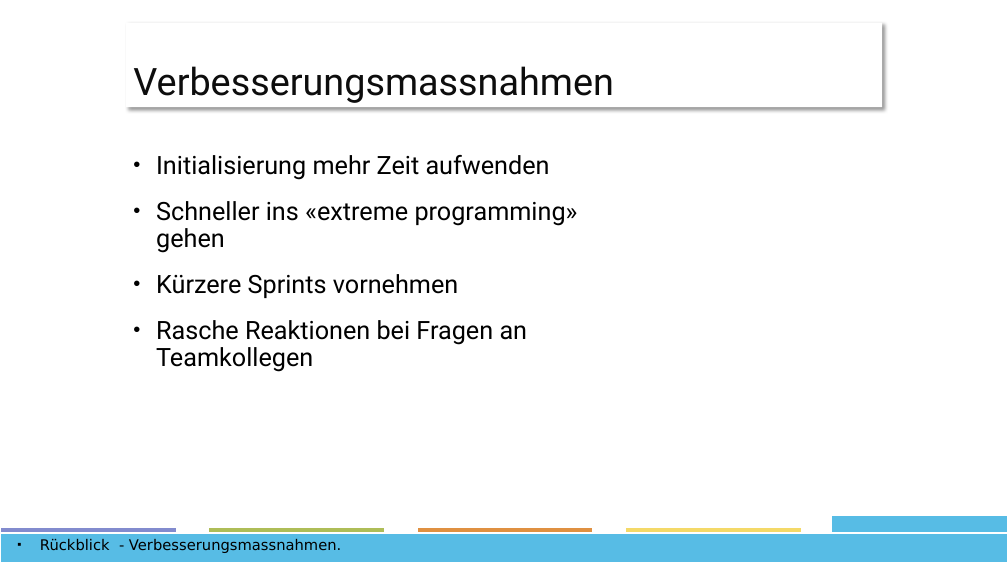
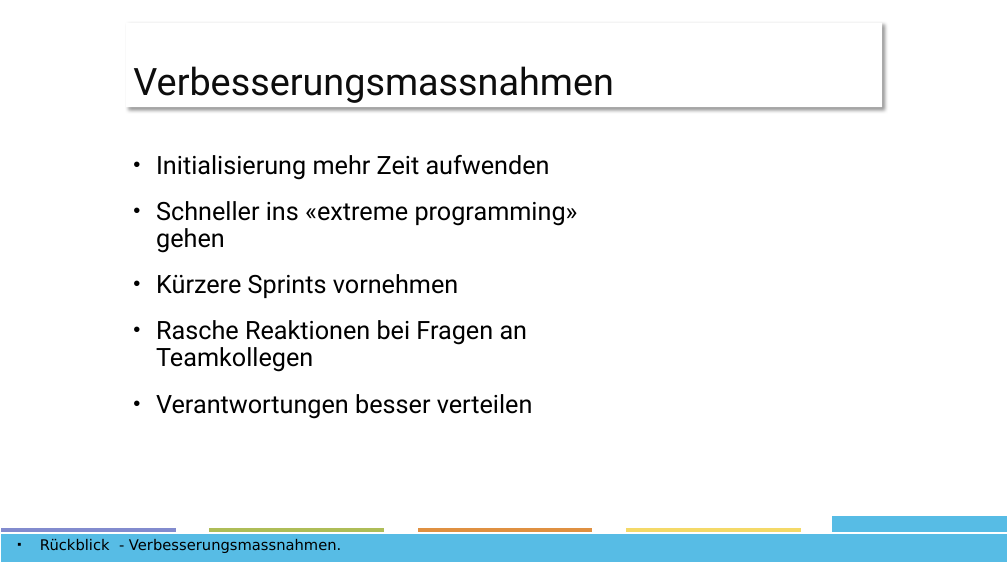
Before and after one commit to ffhsAndroidDenisTobias/androidProject, a slide deck: slide 20 of docs/Präsentation/Project-Presentation.pptx (slide 19 before the commit). Drawn at 1008x567 pixels with LibreOffice and Linux fonts; fonts in the diff are those of the drawing. Boxes give left, top, right and bottom in pixels: in the first picture for what was removed or moved away, otherwise in the second. Text is boxed around its words. In the diff, an @@ line names an element or a change of style, - is before the commit and + after.

```diff
--- a/docs/Präsentation/Project-Presentation.pptx
+++ b/docs/Präsentation/Project-Presentation.pptx
@@ text at [156,394,533,419]: paragraph added @@
+• Verantwortungen besser verteilen
```
Also in this commit, not shown: 14 other slides changed, 1 slide added.
